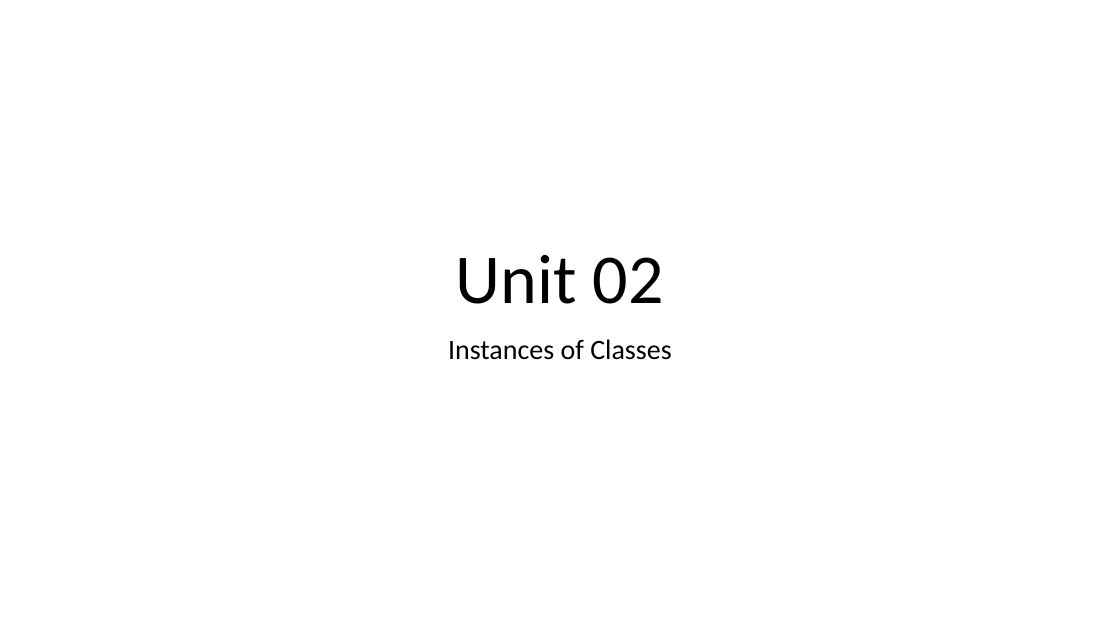
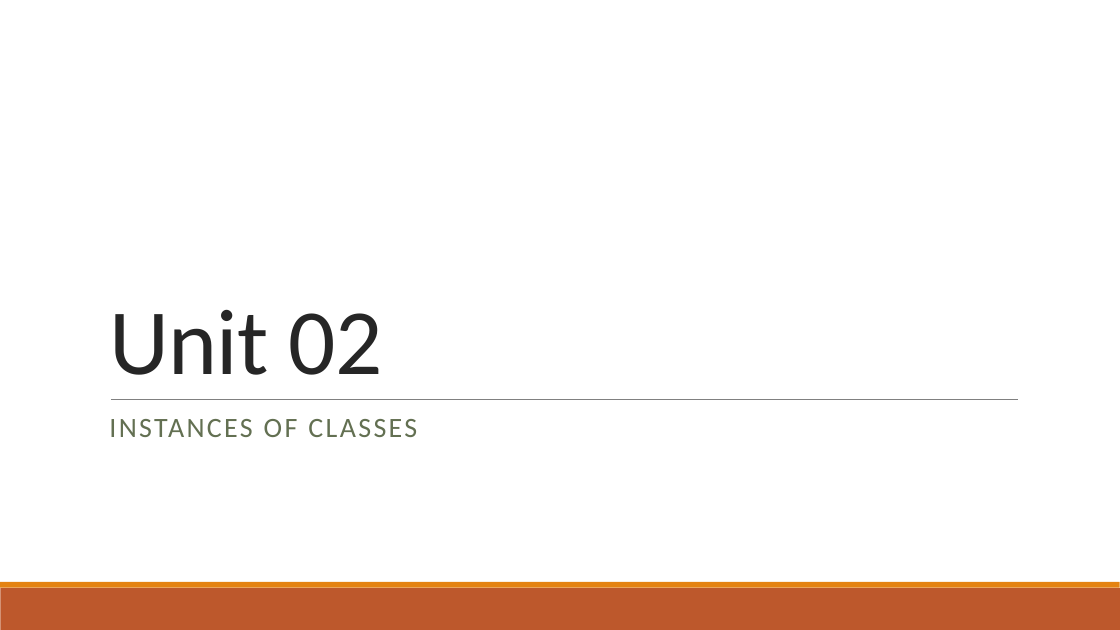
Before and after one commit to thewangclass/apcsa-curriculum, a slide deck: slide 1 of 02-Using-Objects/PowerPoints/01-Instances-of-Classes.pptx. Drawn at 1120x630 pixels with LibreOffice and Linux fonts; fonts in the diff are those of the drawing. Boxes give left, top, right and bottom in pixels: in the first picture for what was removed or moved away, otherwise in the second. Text is boxed around its words. In the diff, an @@ line names an element or a change of style, - is before the commit and + after.

Commit message:
Add to Unit 2 PowerPoint

```diff
--- a/02-Using-Objects/PowerPoints/01-Instances-of-Classes.pptx
+++ b/02-Using-Objects/PowerPoints/01-Instances-of-Classes.pptx
@@ title "Unit 02" moved from (x1=456, y1=255, x2=664, y2=304) to (x1=109, y1=310, x2=383, y2=375) @@
@@ title "Unit 02" at (x1=109, y1=310, x2=383, y2=375): size 60 to 80 pt, text colour #000000 to #262626, letter spacing 0 to -0.5 pt; alignment centre to left; line spacing 0.9 to 0.85 @@
@@ subtitle at (x1=109, y1=419, x2=417, y2=437): text changed; text colour #000000 to #637052 @@
-Instances of Classes
+INSTANCES OF CLASSES
@@ line added from (111, 399) to (1018, 399), #808080 0.5 pt @@
@@ rectangle added at (x1=0, y1=588, x2=1120, y2=630), fill #BD582C @@
@@ rectangle added at (x1=0, y1=582, x2=1120, y2=588), fill #E48312 @@
```
Also in this commit, not shown: 3 other slides changed, 2 slides added, 2 slides removed, 1 other file.
